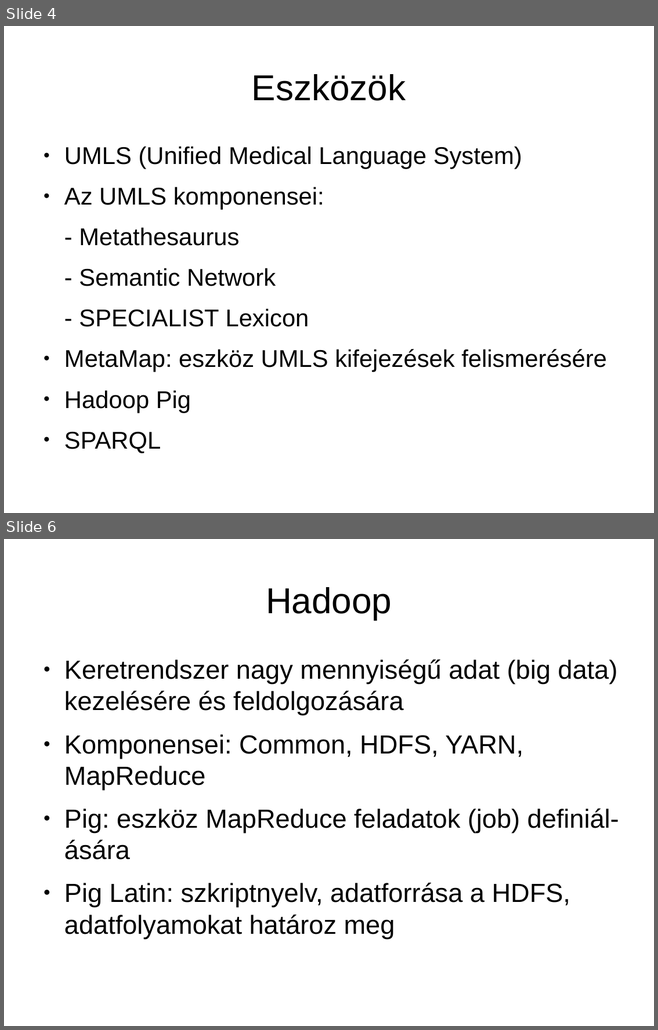
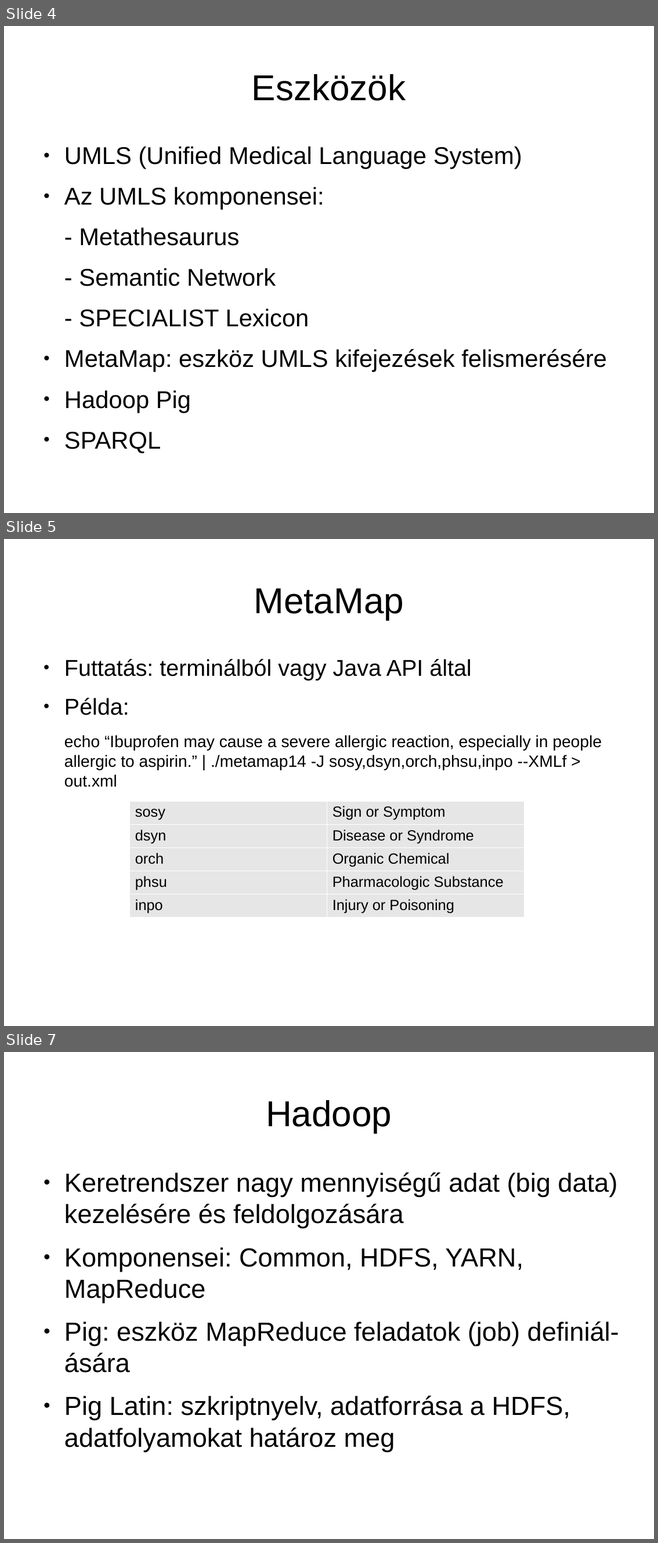
Before and after one commit to Zoliqa/drugsdb, a slide deck: docs/thesis/Orvosi szövegértelmező rendszer - bemutató.odp. Shown one above the other, each under a label of ours: slides 4 and 6 before the commit, slides 4, 5 and 7 after it; the slides between them are not shown. The pictures are 658x1030 and 658x1543 pixels, drawn with LibreOffice and Linux fonts; fonts in the diff are those of the drawing. Boxes give left, top, right and bottom in pixels: in the first picture for what was removed or moved away, otherwise in the second. Text is boxed around its words. In the diff, an @@ line names an element or a change of style, - is before the commit and + after.

```diff
--- a/docs/thesis/Orvosi szövegértelmező rendszer - bemutató.odp
+++ b/docs/thesis/Orvosi szövegértelmező rendszer - bemutató.odp
@@ slide 5 added at <box>4,539,654,1026</box>, background #FFFFFF @@
@@ title added at <box>253,588,404,620</box>, 44 pt, text #000000 @@
+MetaMap
@@ text added at <box>64,659,601,787</box>, 20 pt, text #000000 @@
+● Futtatás: terminálból vagy Java API által
+● Példa:
+echo “Ibuprofen may cause a severe allergic reaction, especially in people allergic to aspirin.” | ./metamap14 -J sosy,dsyn,orch,phsu,inpo --XMLf > out.xml
@@ table added at <box>129,801,524,917</box>, 5 rows, 2 columns @@
+sosy | Sign or Symptom
+dsyn | Disease or Syndrome
+orch | Organic Chemical
+phsu | Pharmacologic Substance
+inpo | Injury or Poisoning
@@ what was slide 6 is now slide 7 @@
```
Also in this commit, not shown: 5 slides changed, 4 other slides added, 2 other files.
